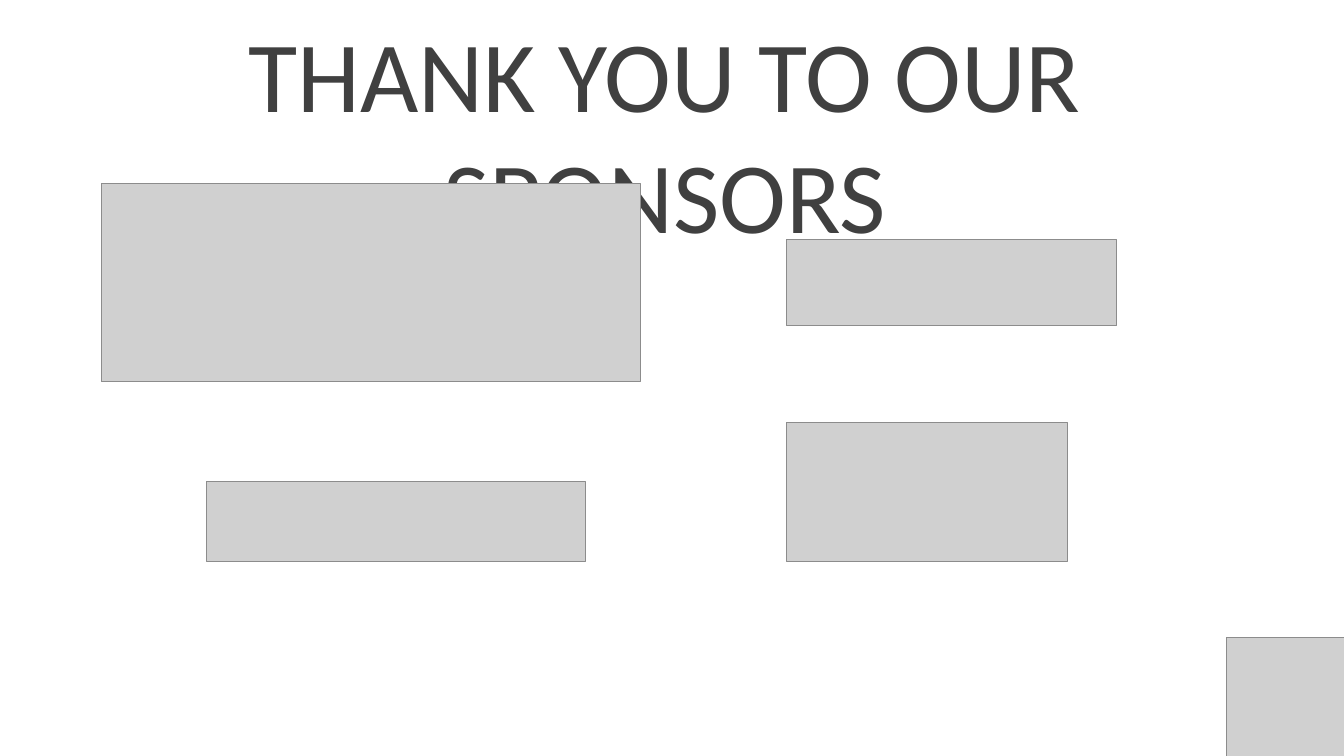
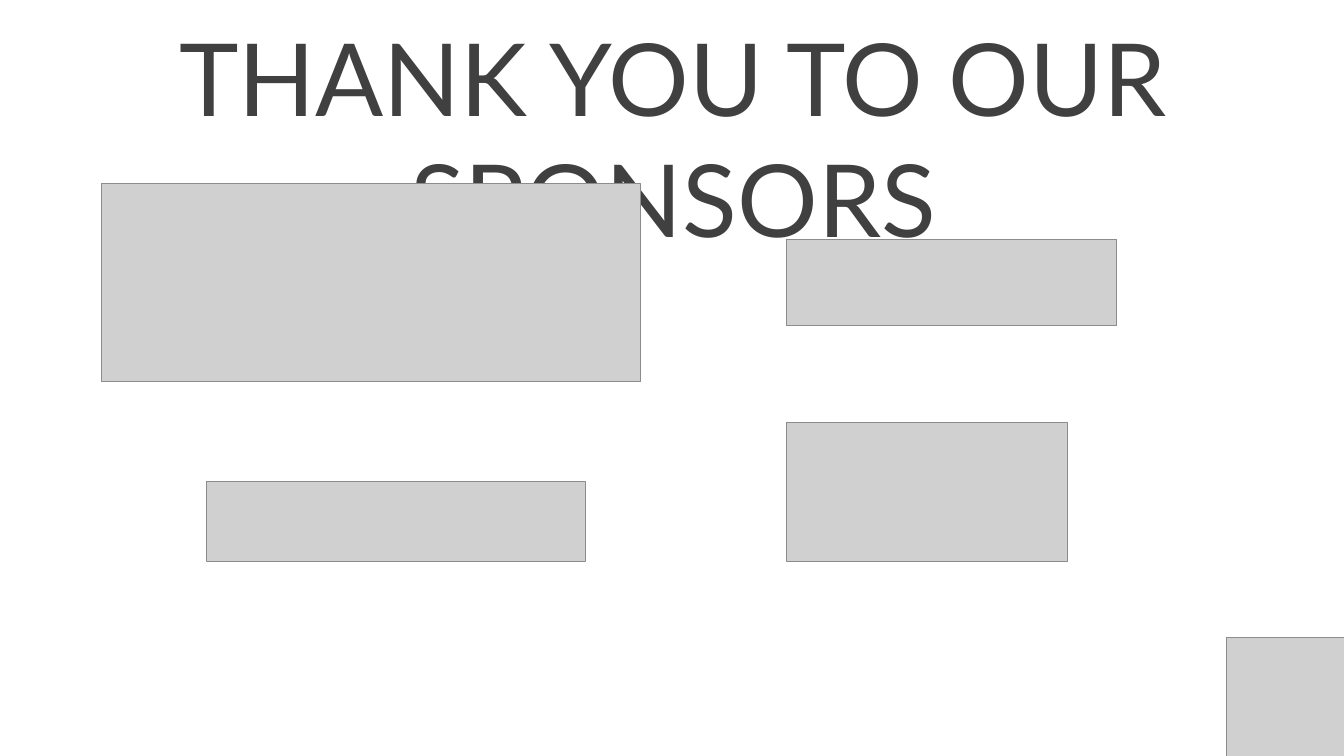
Before and after one commit to SQLDBAWithABeard/Presentations, a slide deck: slide 9 of TUGAIT 2017 dbatools/dbatools - SQL Server and PowerShell together.pptx. Drawn at 1344x756 pixels with LibreOffice and Linux fonts; fonts in the diff are those of the drawing; grey boxes stand for pictures; background and template pictures are left out. Boxes give left, top, right and bottom in pixels: in the first picture for what was removed or moved away, otherwise in the second. Text is boxed around its words. In the diff, an @@ line names an element or a change of style, - is before the commit and + after.

```diff
--- a/TUGAIT 2017 dbatools/dbatools - SQL Server and PowerShell together.pptx
+++ b/TUGAIT 2017 dbatools/dbatools - SQL Server and PowerShell together.pptx
@@ text "THANK YOU TO OUR SPONSORS": place and size @@
-text "THANK YOU TO OUR SPONSORS" at <box>249,46,1081,257</box>
+text "THANK YOU TO OUR SPONSORS" at <box>179,43,1167,255</box>
@@ text "THANK YOU TO OUR SPONSORS" at <box>179,43,1167,255</box>: font Calibri to Lato @@
```
Also in this commit, not shown: 7 other slides changed, 1 slide added, 1 slide removed.
